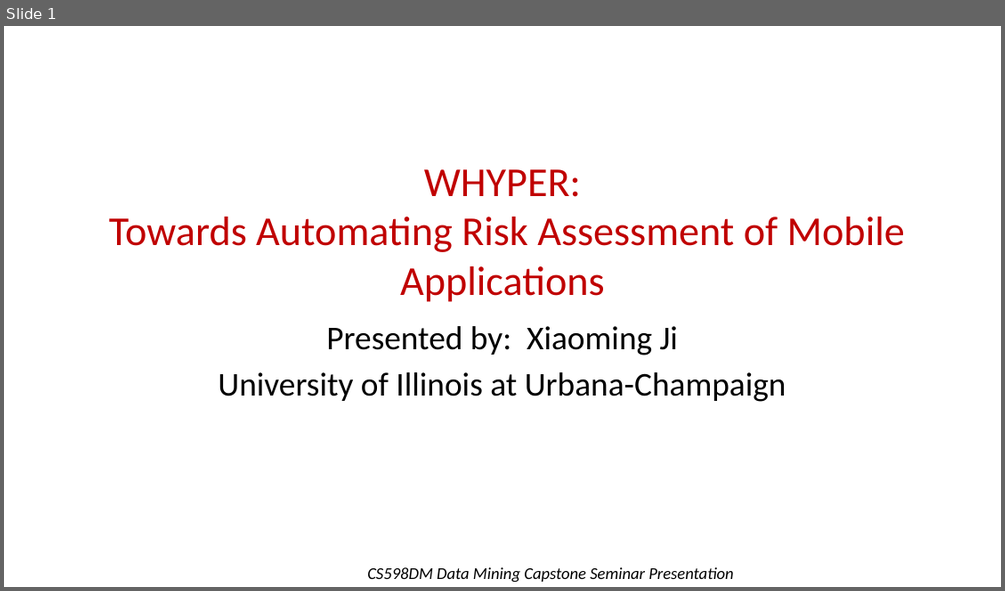
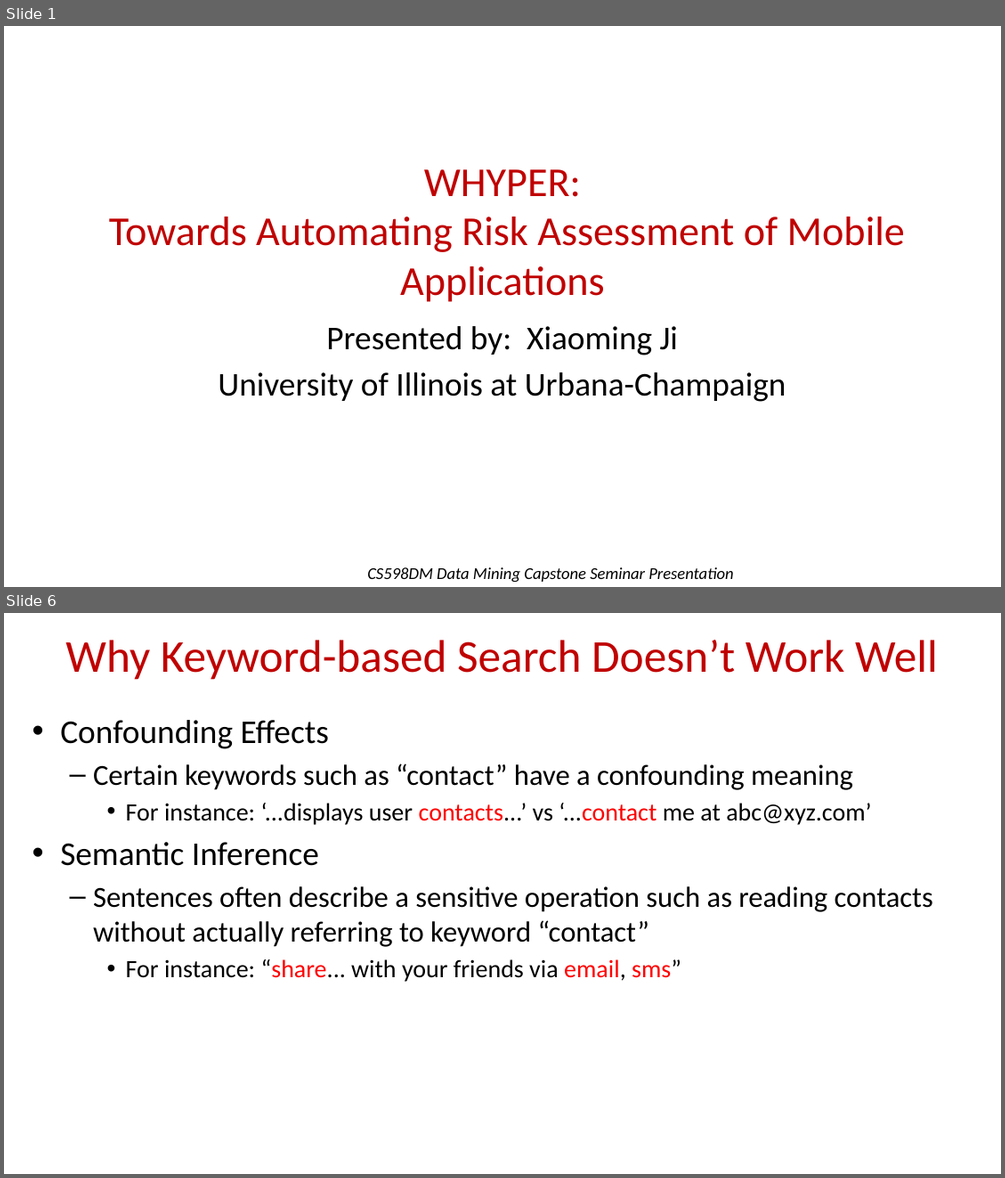
Before and after one commit to geesimon/cs598_dm_cap, a slide deck: papers/cs598dm-presentation-WHYPER Towards Automating Risk Assessment of Mobile Applications.pdf.pptx. Shown one above the other, each under a label of ours: slide 1 before the commit, slides 1 and 6 after it; the slides between them are not shown. The pictures are 1005x591 and 1005x1178 pixels, drawn with LibreOffice and Linux fonts; fonts in the diff are those of the drawing; background and template pictures are left out. Boxes give left, top, right and bottom in pixels: in the first picture for what was removed or moved away, otherwise in the second. Text is boxed around its words. In the diff, an @@ line names an element or a change of style, - is before the commit and + after.

```diff
--- a/papers/cs598dm-presentation-WHYPER Towards Automating Risk Assessment of Mobile Applications.pdf.pptx
+++ b/papers/cs598dm-presentation-WHYPER Towards Automating Risk Assessment of Mobile Applications.pdf.pptx
@@ slide 6 added at <box>4,613,1001,1174</box>, background #FFFFFF @@
@@ title added at <box>65,640,938,680</box>, 44 pt, text #C00000 @@
+Why Keyword-based Search Doesn’t Work Well
@@ text added at <box>60,720,933,981</box>, 28 pt, text #000000 @@
+• Confounding Effects
+  – Certain keywords such as “contact” have a confounding meaning
+    • For instance: ‘...displays user contacts...’ vs ‘...contact me at abc@xyz.com’
+• Semantic Inference
+  – Sentences often describe a sensitive operation such as reading contacts without actually referring to keyword “contact”
+    • For instance: “share... with your friends via email, sms”
```
Also in this commit, not shown: 5 slides changed, 20 other slides added, 7 slides removed.
